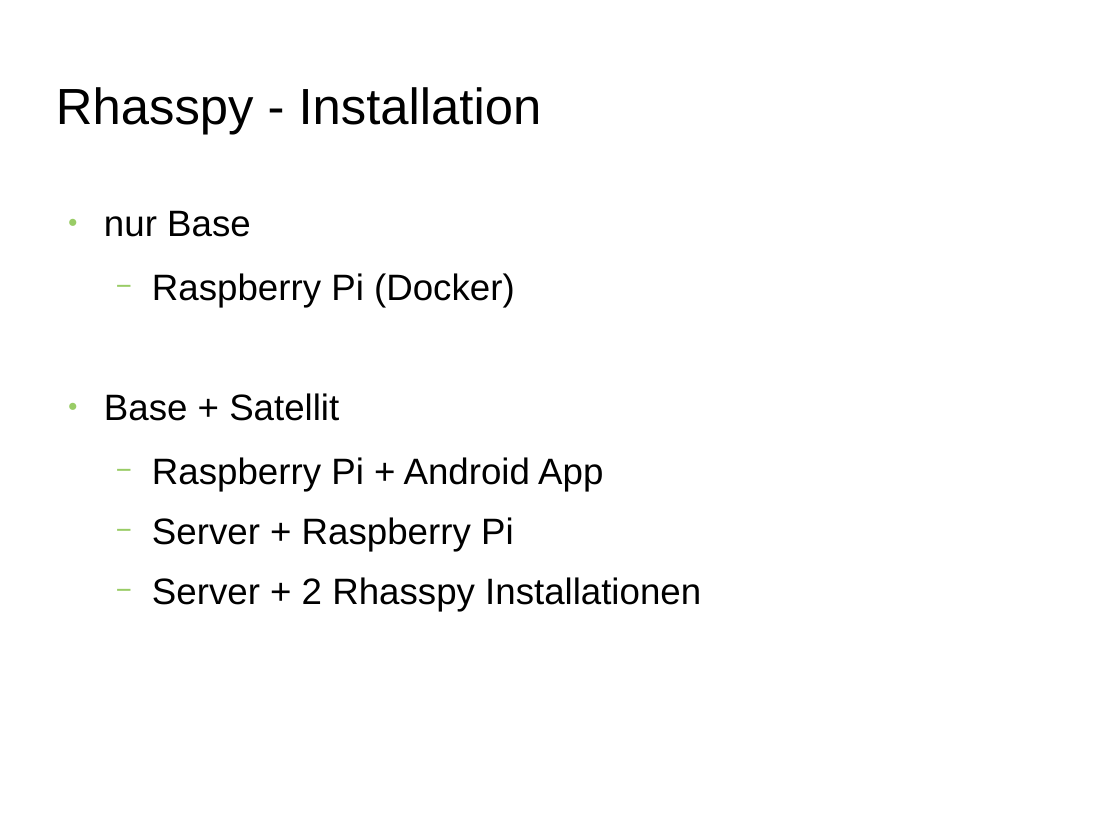
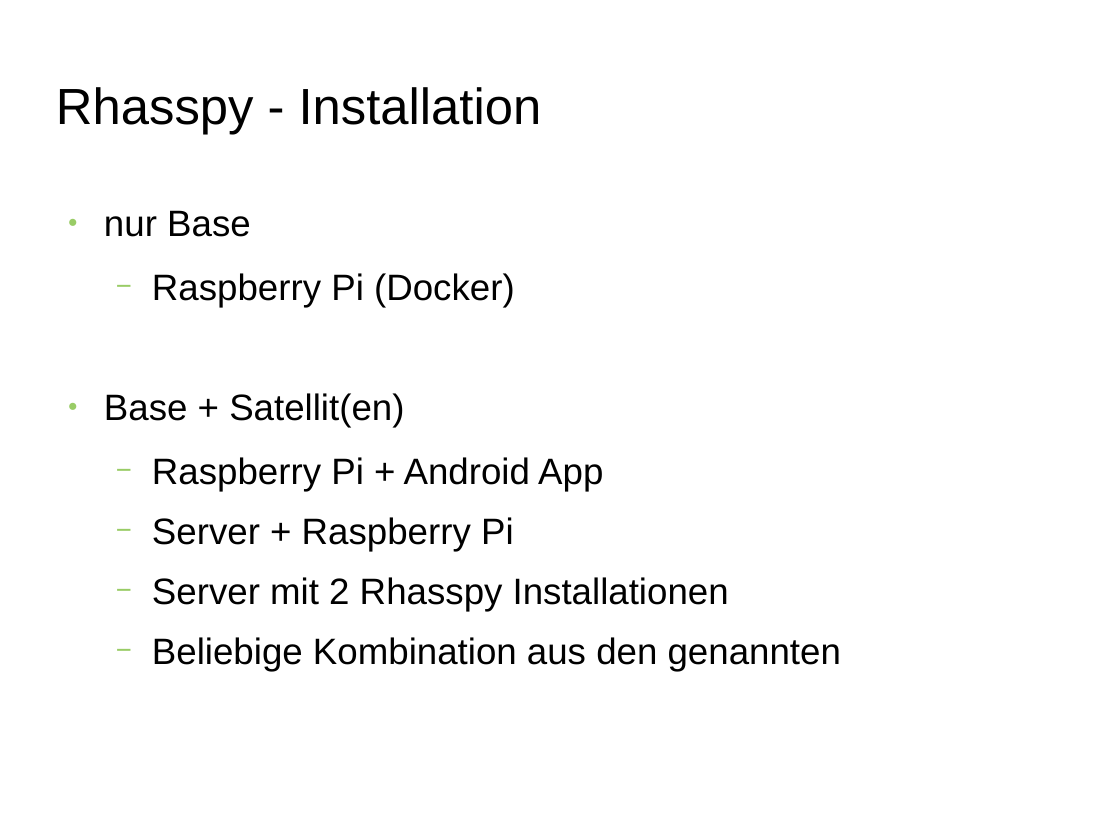
Before and after one commit to drhirn/fhem-rhasspy, a slide deck: slide 6 of fhem-rhasspy.odp (slide 5 before the commit). Drawn at 1120x840 pixels with LibreOffice and Linux fonts; fonts in the diff are those of the drawing; background and template pictures are left out. Boxes give left, top, right and bottom in pixels: in the first picture for what was removed or moved away, otherwise in the second. Text is boxed around its words. In the diff, an @@ line names an element or a change of style, - is before the commit and + after.

```diff
--- a/fhem-rhasspy.odp
+++ b/fhem-rhasspy.odp
@@ text at (104,393,404,428): text changed @@
-● Base + Satellit
+● Base + Satellit(en)
@@ text at (152,577,841,672): text changed @@
-  − Server + 2 Rhasspy Installationen
+  − Server mit 2 Rhasspy Installationen
+  − Beliebige Kombination aus den genannten
```
Also in this commit, not shown: 5 other slides changed, 2 other files.
